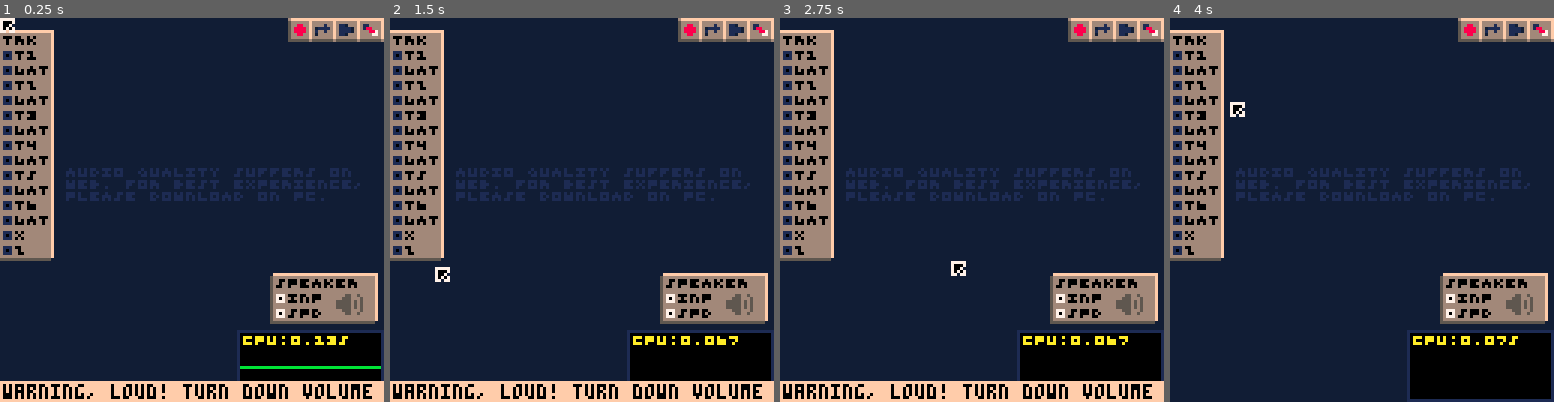
Above: before the commit, frames 1-4 (left to right).
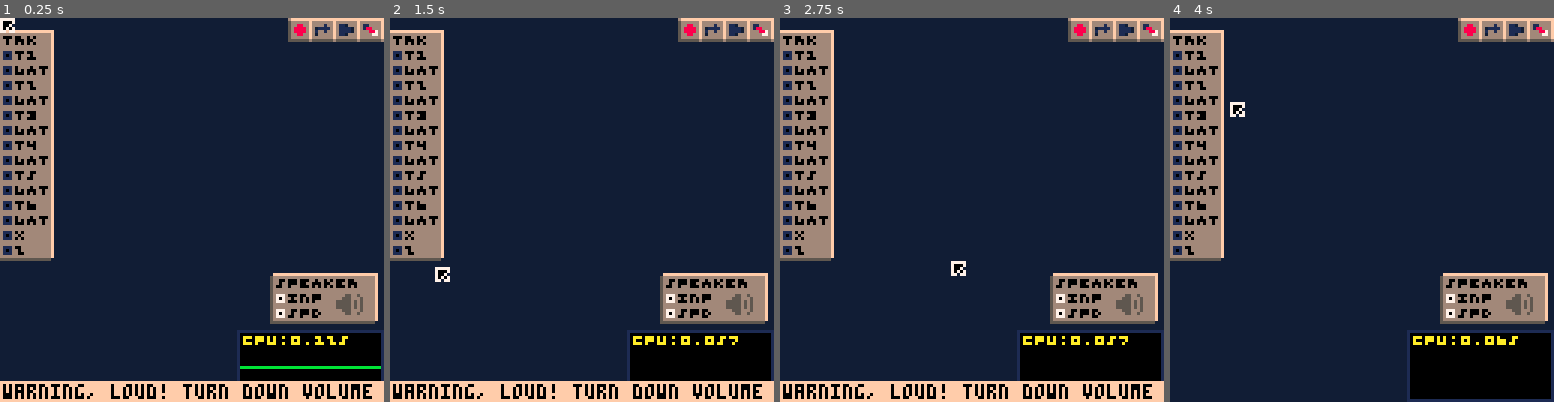
Above: after the commit, the same moments.

Repository: waporwave2/WWModular
Game: PICO-8 cartridge wwmodular.p8
The game is run twice, just before and just after one commit, with the same random seed, the same clock (stepped at 60 frames per second) and the same inputs.
Inputs (mouse positions are in pixels of both pictures, inside the frame that each line leads up to):
- Up to frame 1 (0.25 s): no input
- Up to frame 2 (1.5 s): tap X (X key) at 0.33, 1.07 s; click (670, 121) at 0.67 s; tap O (Z key) at 0.7 s; click (436, 267) at 1.22 s
- Up to frame 3 (2.75 s): hold Right 1.6-2.1 s; tap O (Z key) at 1.7, 2.1, 2.5 s; click (887, 114) at 1.77 s; tap X (X key) at 1.85 s; hold Up 2.15-2.42 s; click (952, 259) at 2.32 s; hold Right from 2.47 s (still down)
- Up to frame 4 (4 s): click (1404, 106) at 2.87 s; tap O (Z key) at 2.9, 3.3, 3.7 s; tap X (X key) at 2.97 s; release Right at 3.03 s; hold Left 3.08-3.58 s; click (1465, 256) at 3.42 s; hold Down 3.63-3.97 s; click (1231, 102) at 3.97 s

The runs differ from the first frame. In frame 1, 2.4% of the frame differs, in the area x 17-94%, y 39-86%; in frame 2, 2.4%; in frame 3, 2.4%; in frame 4, 2.4%.

Commit message:
tracker negative speed bug, math WIP

Diff:
--- a/dev.lua
+++ b/dev.lua
@@ -2,4 +2,4 @@
 dev_palpersist=dev
 dev_visualdebug=dev
 
-web_version=true
+web_version=false
--- a/modules.lua
+++ b/modules.lua
@@ -349,14 +349,13 @@
   saveid="maths",
   name="maths",
   iname=split"a,b",
-  oname_user=split"a*b,a+b,frq",
-  oname=split"prod,sum,frq",
+  oname_user=split"-a,a*b",
+  oname=split"inv,frq",
   step=function(self)
     local a,b=mem[self.a],mem[self.b]
-    local prod,sum=a*b,a+b
-    mem[self.prod]=prod
-    mem[self.sum]=sum
-    mem[self.frq]=prod+sum -- (a+1)*(b+1)-1  ==  a*b+a+b
+    local inv,frq=-a,(a*(b+1))
+    mem[self.inv]=inv
+    mem[self.frq]=frq
   end
   }
 end
--- a/tracker.lua
+++ b/tracker.lua
@@ -156,7 +156,7 @@
 
 -- advance the tracker and update leftbar's outputs
 function play()
-  local inc=(mem[speaker.spd]+1)/600
+  local inc=mid(0,1,(mem[speaker.spd]+1)/600)
   trkp+=inc
   if trkp>=16 then
     if pgmode==0 then
